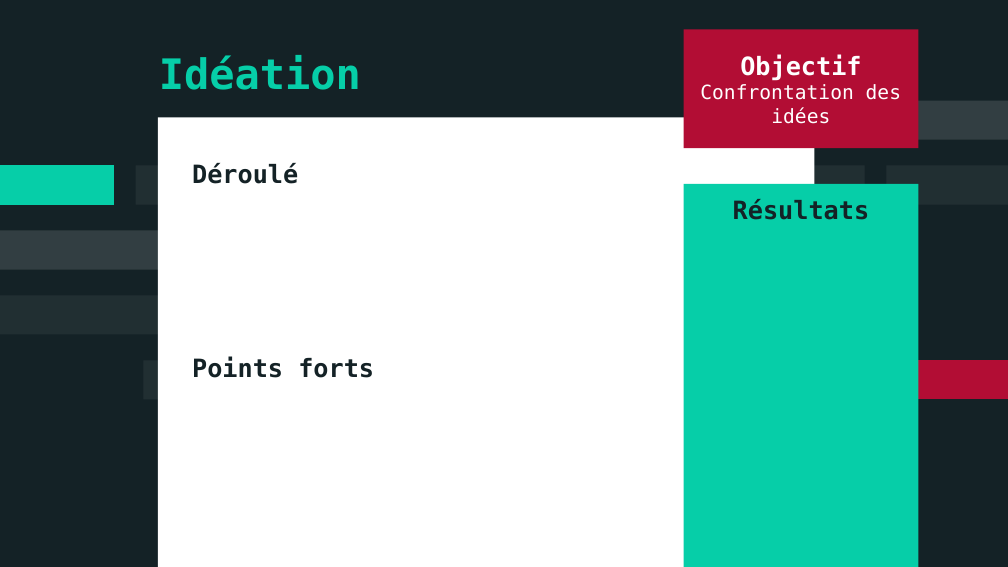
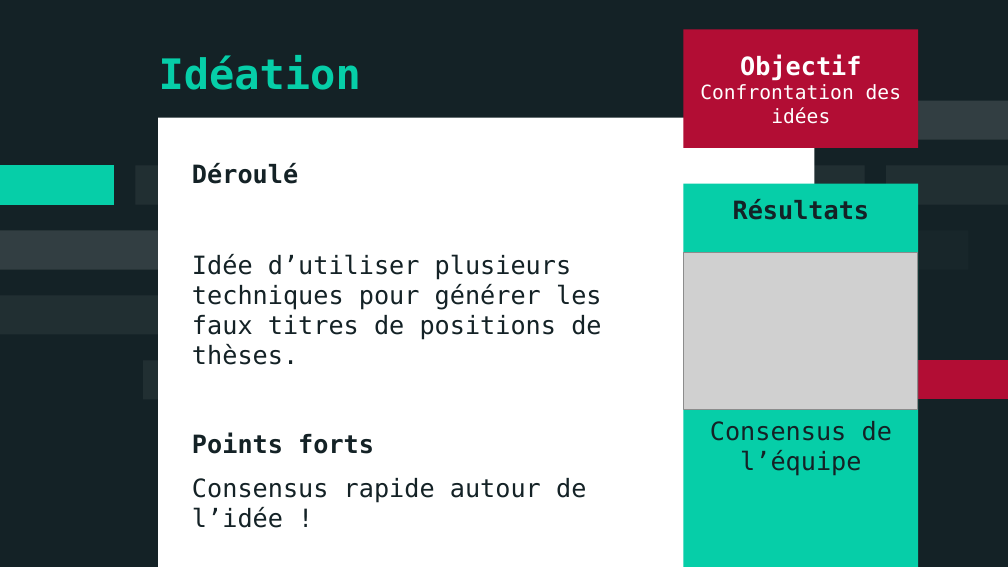
Before and after one commit to ademec/Drama-Queen, a slide deck: slide 5 of 2021-09 _ Carnet de bord.pptx. Drawn at 1008x567 pixels with LibreOffice and Linux fonts; fonts in the diff are those of the drawing; grey boxes stand for pictures. Boxes give left, top, right and bottom in pixels: in the first picture for what was removed or moved away, otherwise in the second. Text is boxed around its words. In the diff, an @@ line names an element or a change of style, - is before the commit and + after.

```diff
--- a/2021-09 _ Carnet de bord.pptx
+++ b/2021-09 _ Carnet de bord.pptx
@@ freeform shape added at box(740, 231, 969, 270), fill #FFFFFF at 2% opacity @@
@@ text at box(192, 254, 602, 365): paragraph added @@
+Idée d’utiliser plusieurs techniques pour générer les faux titres de positions de thèses.
@@ picture added at box(683, 253, 918, 409) @@
@@ text in rectangle at box(710, 421, 892, 476): paragraph added @@
+Consensus de l’équipe
@@ text at box(192, 478, 586, 528): paragraph added @@
+Consensus rapide autour de l’idée !
```
Also in this commit, not shown: 10 other slides changed, 2 slides added.
